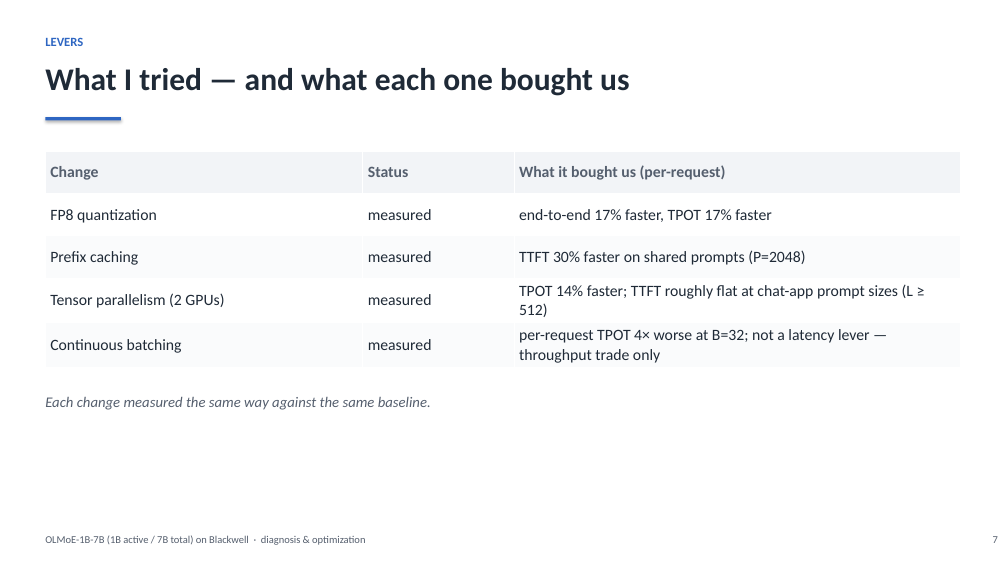
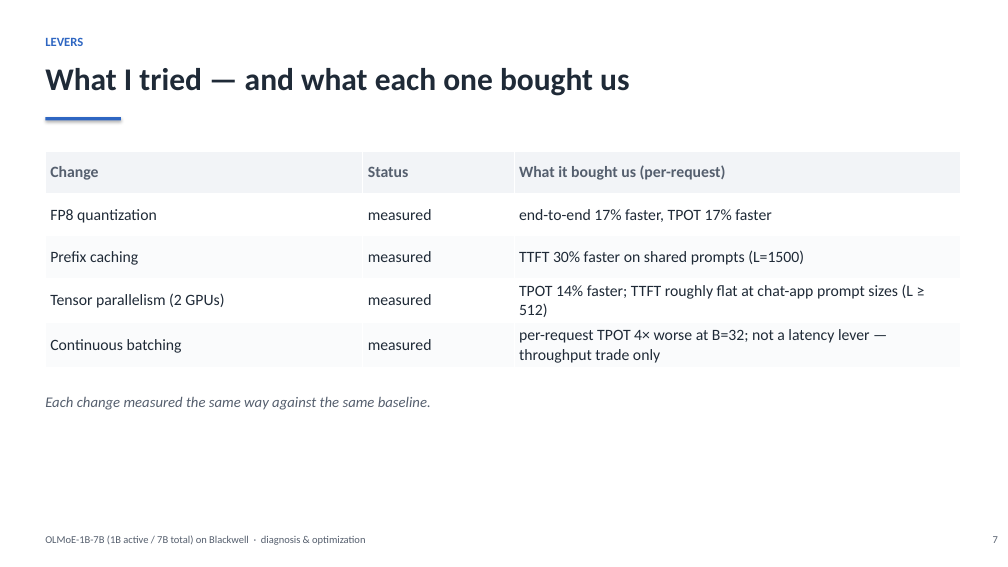
Before and after one commit to harishvs/moe-inference-optimize, a slide deck: slide 7 of talk/deck.pptx. Drawn at 1008x567 pixels with LibreOffice and Linux fonts; fonts in the diff are those of the drawing. Boxes give left, top, right and bottom in pixels: in the first picture for what was removed or moved away, otherwise in the second. Text is boxed around its words. In the diff, an @@ line names an element or a change of style, - is before the commit and + after.

```diff
--- a/talk/deck.pptx
+++ b/talk/deck.pptx
@@ table at (45,151,960,367) @@
-row 3, column 3: TTFT 30% faster on shared prompts (P=2048)
+row 3, column 3: TTFT 30% faster on shared prompts (L=1500)
```
Also in this commit, not shown: 1 other slide changed, 1 other file.
